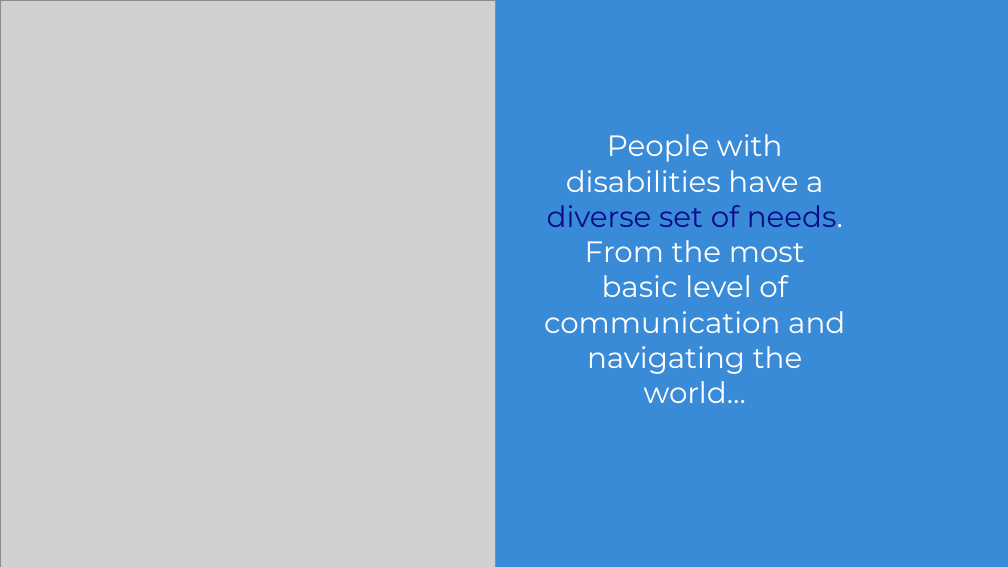
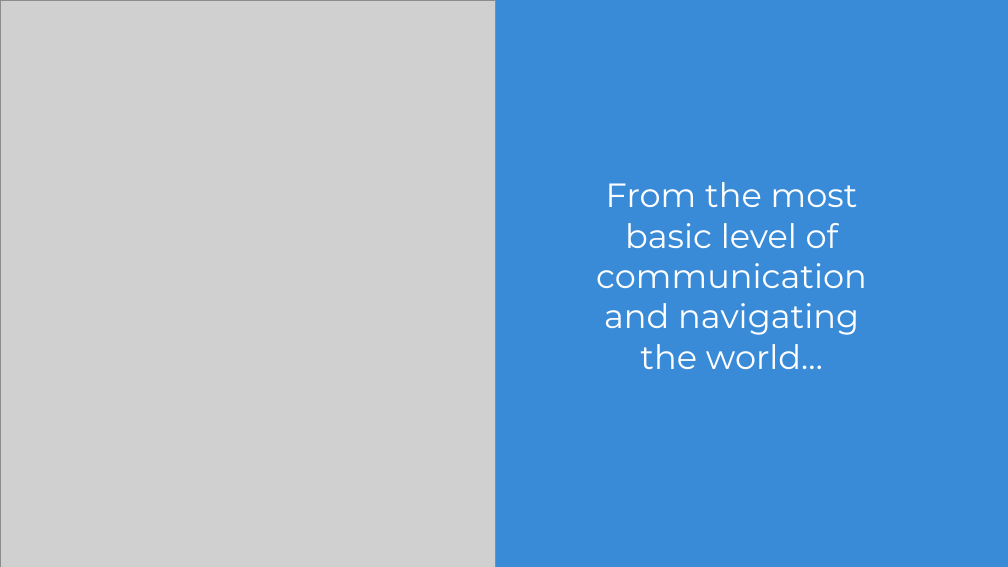
Before and after one commit to rs6713/sesame, a slide deck: slide 3 of sesame_presentation.pptx. Drawn at 1008x567 pixels with LibreOffice and Linux fonts; fonts in the diff are those of the drawing; grey boxes stand for pictures; background and template pictures are left out. Boxes give left, top, right and bottom in pixels: in the first picture for what was removed or moved away, otherwise in the second. Text is boxed around its words. In the diff, an @@ line names an element or a change of style, - is before the commit and + after.

```diff
--- a/sesame_presentation.pptx
+++ b/sesame_presentation.pptx
@@ text at bbox=[547, 134, 843, 227]: paragraph removed @@
-People with disabilities have a diverse set of needs.
@@ text "From the most basic level ...": place and size @@
-text "From the most basic level ..." at bbox=[544, 134, 845, 403]
+text "From the most basic level ..." at bbox=[596, 182, 867, 369]
@@ text "From the most basic level ..." at bbox=[596, 182, 867, 369]: size 28 to 32 pt @@
```
Also in this commit, not shown: 4 other slides changed, 1 slide added.
